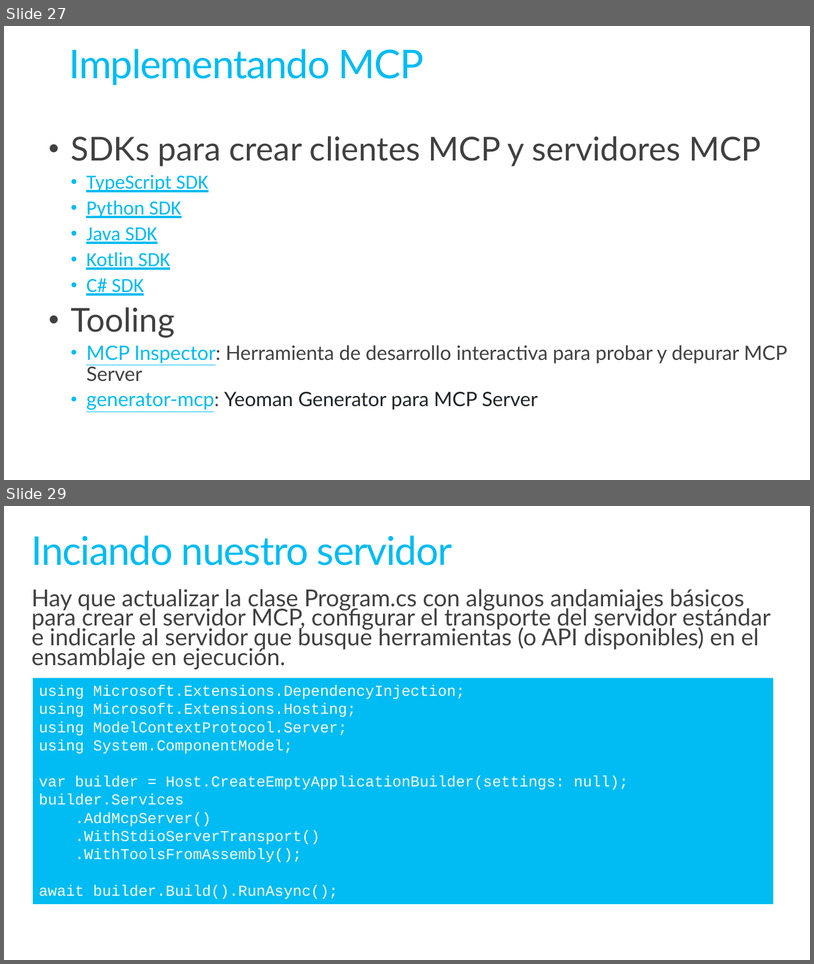
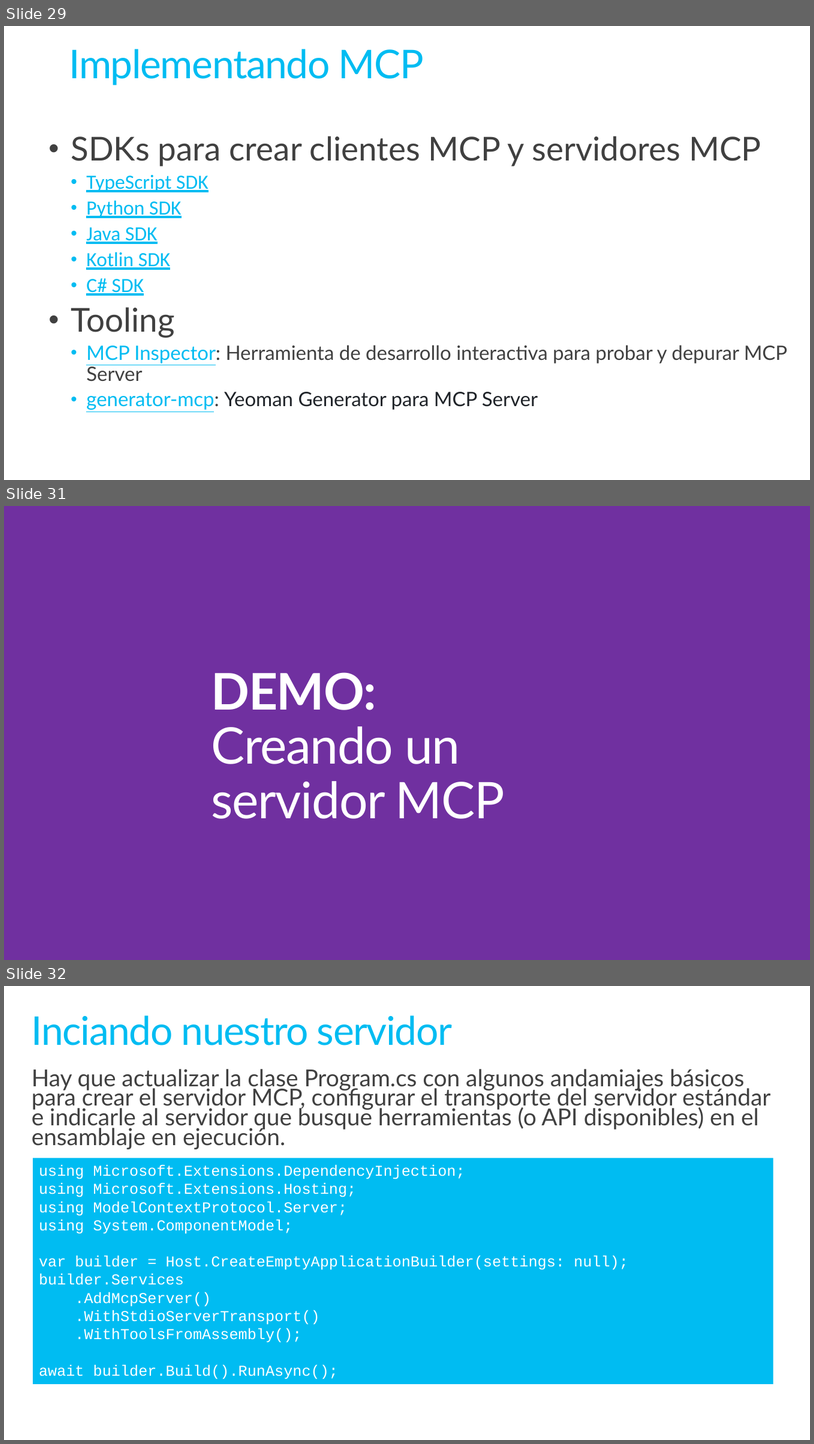
Before and after one commit to jsuarezruiz/sevilladotnet-mcp-materials, a slide deck: introduccion-mcp.pptx. Shown one above the other, each under a label of ours: slides 27 and 29 before the commit, slides 29, 31 and 32 after it; the slides between them are not shown. The pictures are 814x964 and 814x1444 pixels, drawn with LibreOffice and Linux fonts; fonts in the diff are those of the drawing. Boxes give left, top, right and bottom in pixels: in the first picture for what was removed or moved away, otherwise in the second. Text is boxed around its words. In the diff, an @@ line names an element or a change of style, - is before the commit and + after.

```diff
--- a/introduccion-mcp.pptx
+++ b/introduccion-mcp.pptx
@@ slide 31 added at <box>4,506,810,960</box>, background #7030A0 @@
@@ title added at <box>212,672,505,819</box>, 60 pt, text #FFFFFF @@
+DEMO:
+Creando un servidor MCP
@@ what was slide 27 is now slide 29 @@
@@ what was slide 29 is now slide 32 @@
```
Also in this commit, not shown: 4 slides changed, 8 other slides added, 1 other file.
